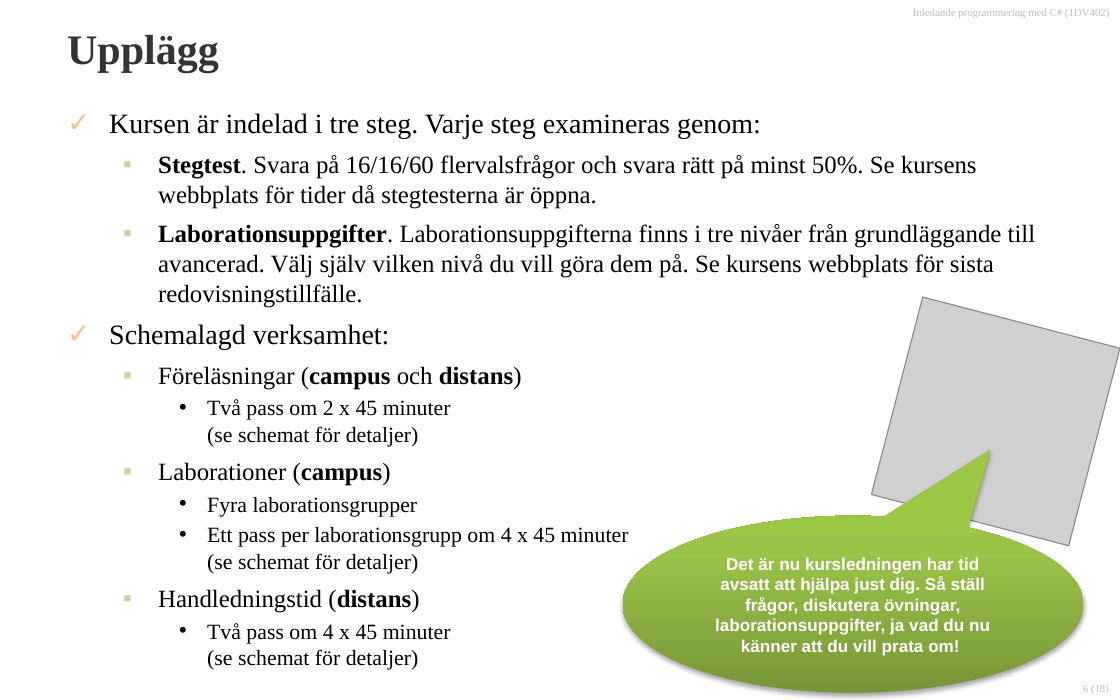
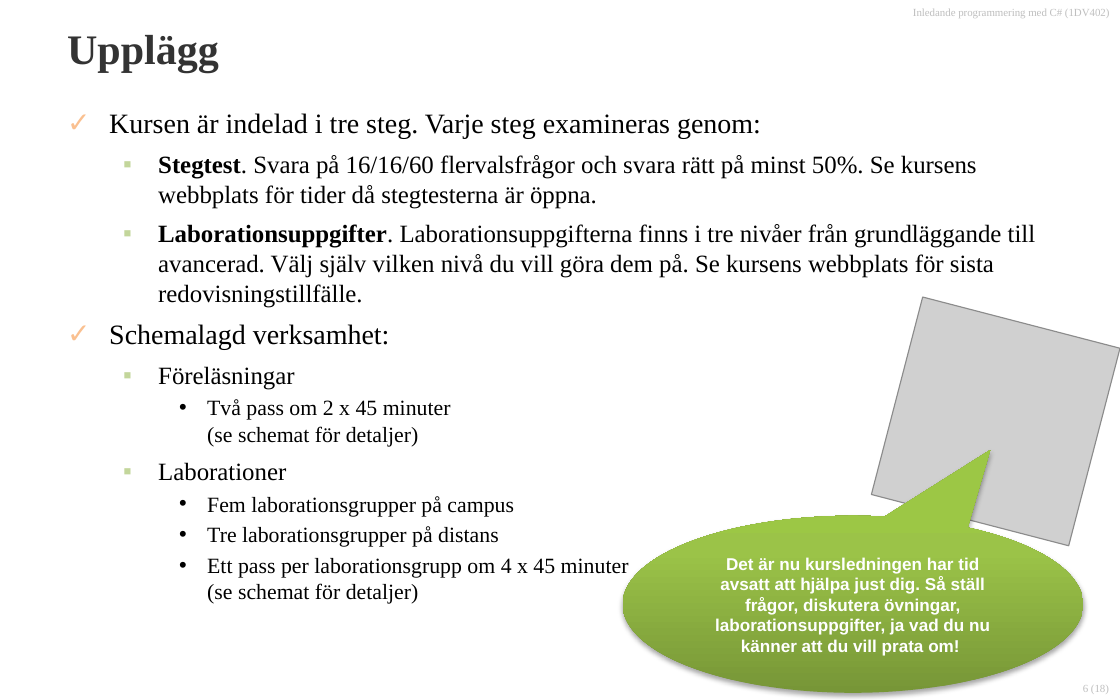
Before and after one commit to 1dv402/kursmaterial, a slide deck: slide 6 of Presentationsmaterial/Dokument/1.0 Introduktion, 2014-2015 lp1.pptx. Drawn at 1120x700 pixels with LibreOffice and Linux fonts; fonts in the diff are those of the drawing; grey boxes stand for pictures; background and template pictures are left out. Boxes give left, top, right and bottom in pixels: in the first picture for what was removed or moved away, otherwise in the second. Text is boxed around its words. In the diff, an @@ line names an element or a change of style, - is before the commit and + after.

```diff
--- a/Presentationsmaterial/Dokument/1.0 Introduktion, 2014-2015 lp1.pptx
+++ b/Presentationsmaterial/Dokument/1.0 Introduktion, 2014-2015 lp1.pptx
@@ text at [158,366,294,390]: text changed @@
-  ▪ Föreläsningar (campus och distans)
+  ▪ Föreläsningar
@@ text at [158,462,514,547]: text changed @@
-  ▪ Laborationer (campus)
-    • Fyra laborationsgrupper
+  ▪ Laborationer
+    • Fem laborationsgrupper på campus
+    • Tre laborationsgrupper på distans
@@ text at [158,589,451,670]: paragraphs removed @@
-  ▪ Handledningstid (distans)
-    • Två pass om 4 x 45 minuter
-      (se schemat för detaljer)
```
Also in this commit, not shown: 2 other slides changed, 3 other files.
